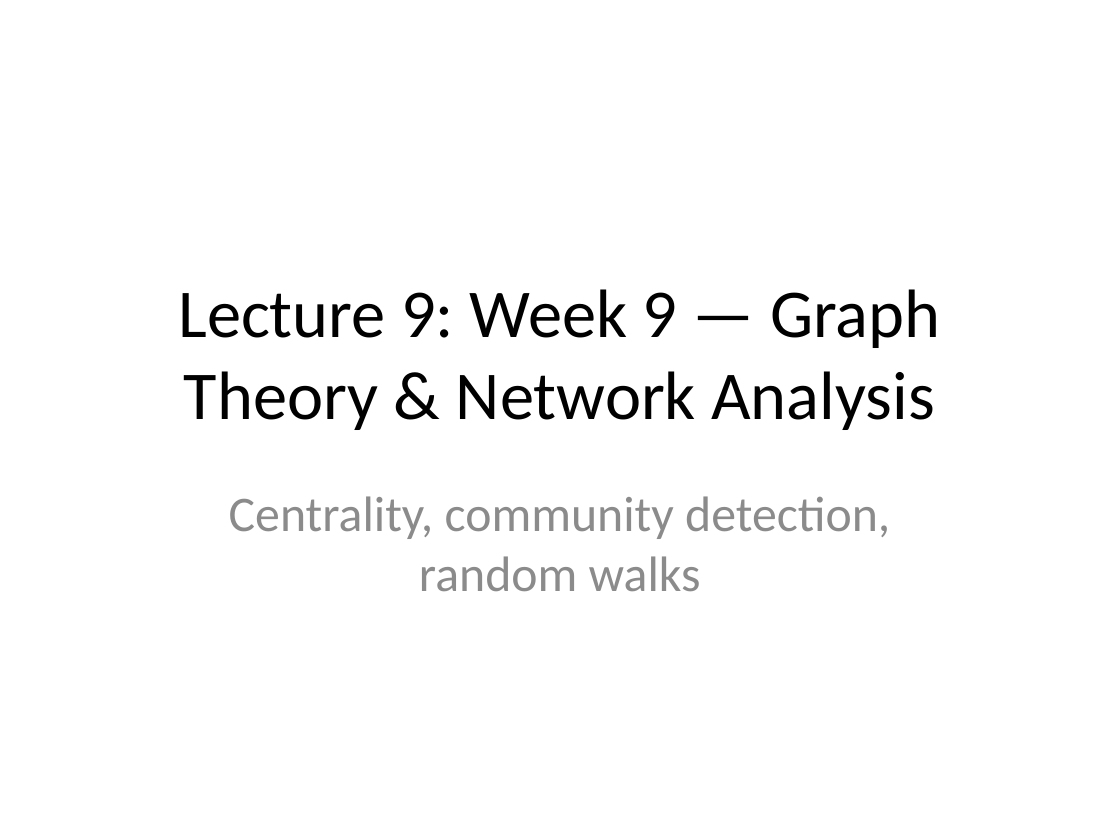
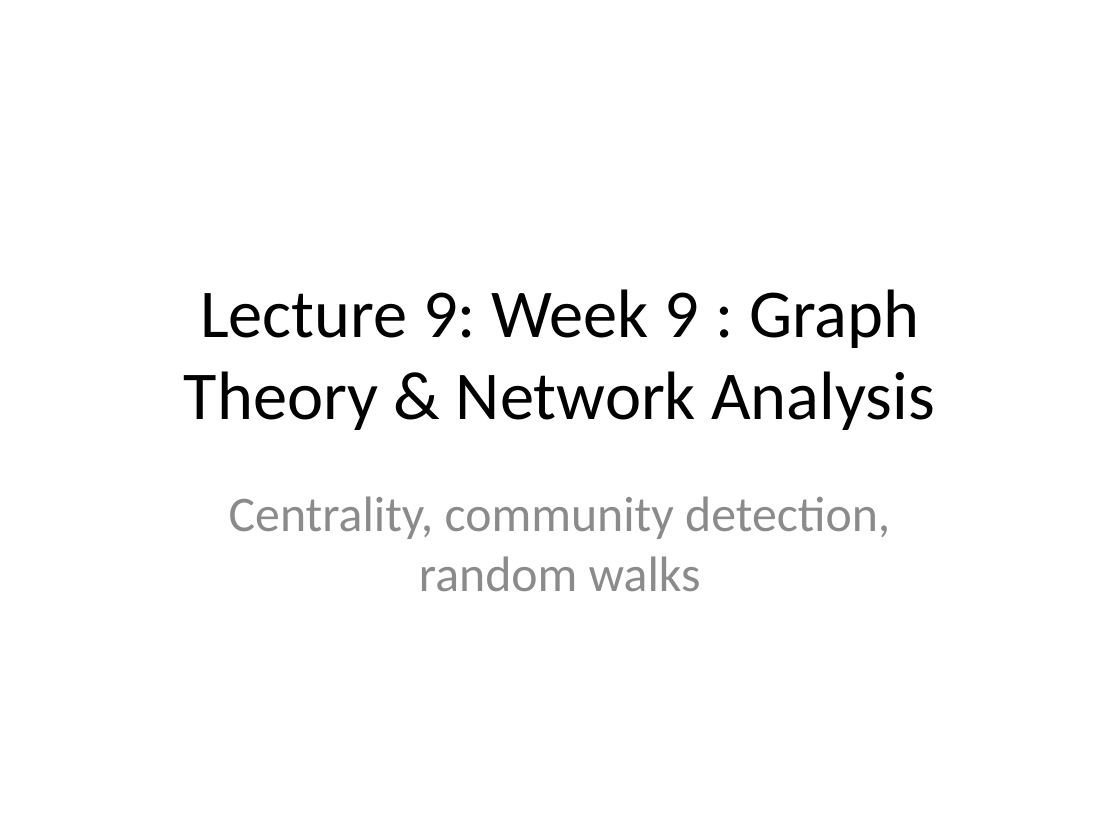
Before and after one commit to neelsoumya/teaching_big_data_analytics, a slide deck: slide 35 of Big_Data_Analytics_12_Lectures.pptx (slide 33 before the commit). Drawn at 1120x840 pixels with LibreOffice and Linux fonts; fonts in the diff are those of the drawing. Boxes give left, top, right and bottom in pixels: in the first picture for what was removed or moved away, otherwise in the second. Text is boxed around its words. In the diff, an @@ line names an element or a change of style, - is before the commit and + after.

```diff
--- a/Big_Data_Analytics_12_Lectures.pptx
+++ b/Big_Data_Analytics_12_Lectures.pptx
@@ title at (184,289,935,430): text changed @@
-Lecture 9: Week 9 — Graph Theory & Network Analysis
+Lecture 9: Week 9 : Graph Theory & Network Analysis
```
Also in this commit, not shown: 13 other slides changed, 2 slides added, 3 other files.
